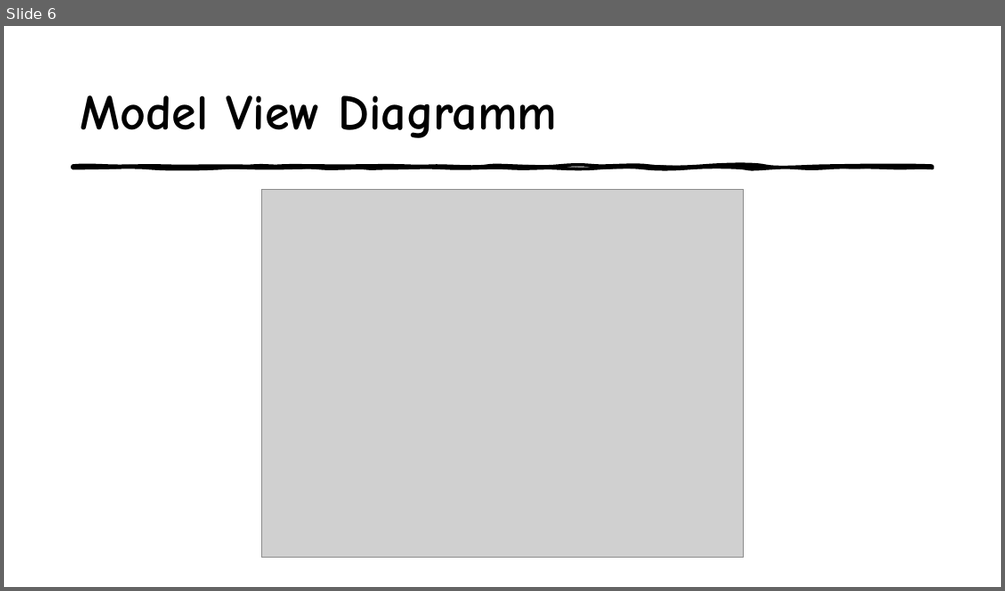
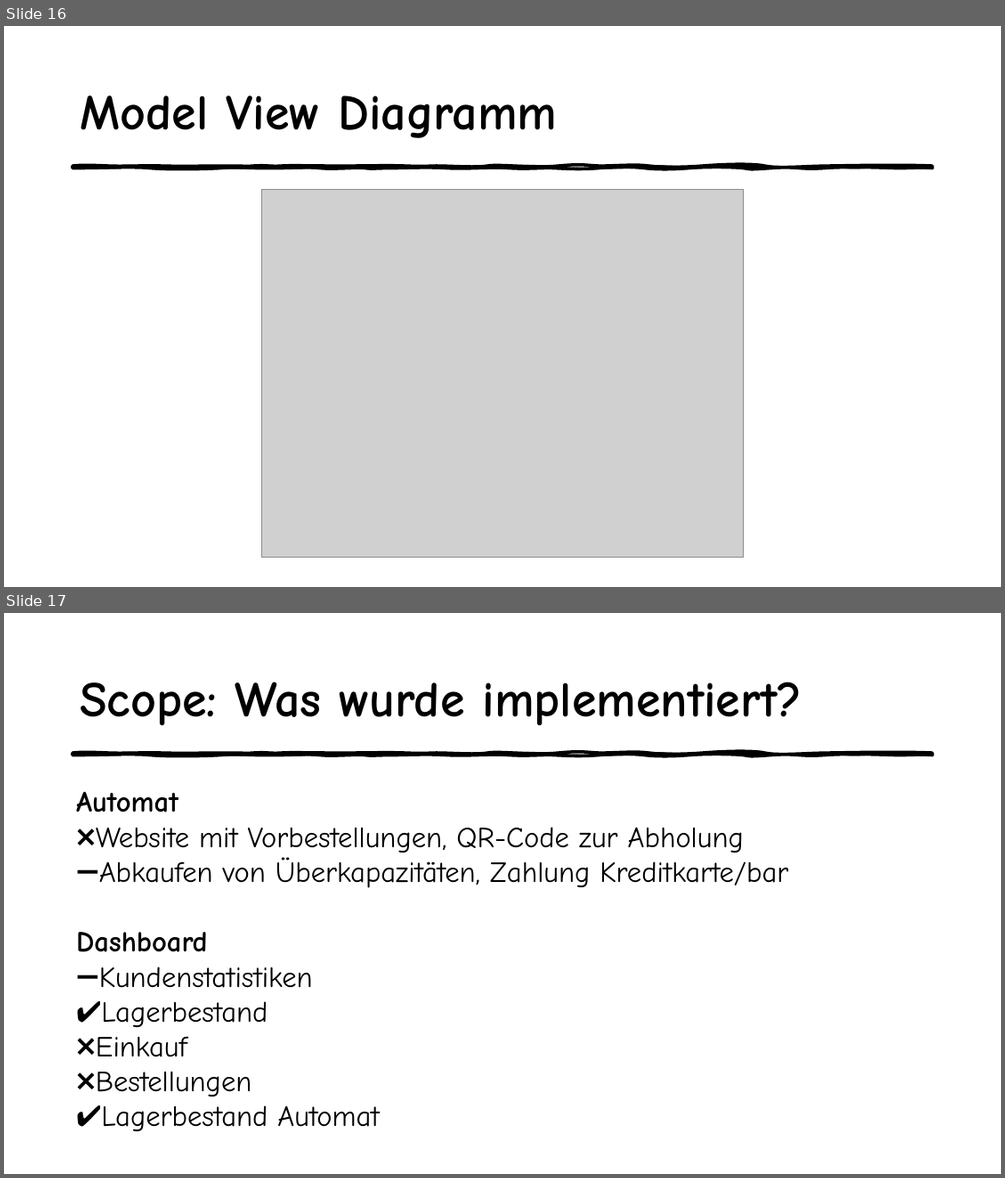
Before and after one commit to LisaRebecca/Gruppe4, a slide deck: Präsentation - Butcher Cockpit.pptx. Shown one above the other, each under a label of ours: slide 6 before the commit, slides 16 and 17 after it. The pictures are 1005x591 and 1005x1178 pixels, drawn with LibreOffice and Linux fonts; fonts in the diff are those of the drawing; grey boxes stand for pictures. Boxes give left, top, right and bottom in pixels: in the first picture for what was removed or moved away, otherwise in the second. Text is boxed around its words. In the diff, an @@ line names an element or a change of style, - is before the commit and + after.

Commit message:
Reihenfolge geändert, Scope

```diff
--- a/Präsentation - Butcher Cockpit.pptx
+++ b/Präsentation - Butcher Cockpit.pptx
@@ slide 17 added at <box>4,613,1001,1174</box>, background #FFFFFF; not listed: 1 template element that a slide beside it also shows @@
@@ title added at <box>80,682,801,726</box>, 48 pt, text #000000, bold @@
+Scope: Was wurde implementiert?
@@ text added at <box>76,791,788,1131</box>, 28 pt, text #000000 @@
+Automat
+❌Website mit Vorbestellungen, QR-Code zur Abholung
+➖Abkaufen von Überkapazitäten, Zahlung Kreditkarte/bar
+Dashboard
+➖Kundenstatistiken
+✔️Lagerbestand
+❌Einkauf
+❌Bestellungen
+✔️Lagerbestand Automat
@@ what was slide 6 is now slide 16 @@
```
Also in this commit, not shown: 2 slides changed, 1 other file.
